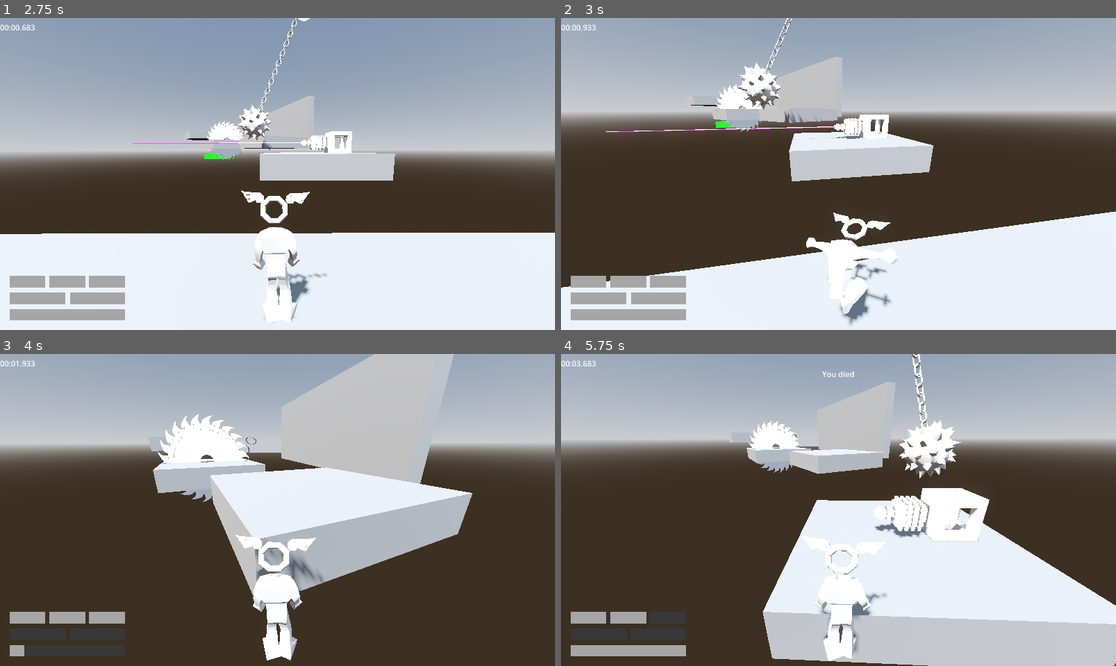
Above: before the commit, frames 1-4 (two rows, left to right).
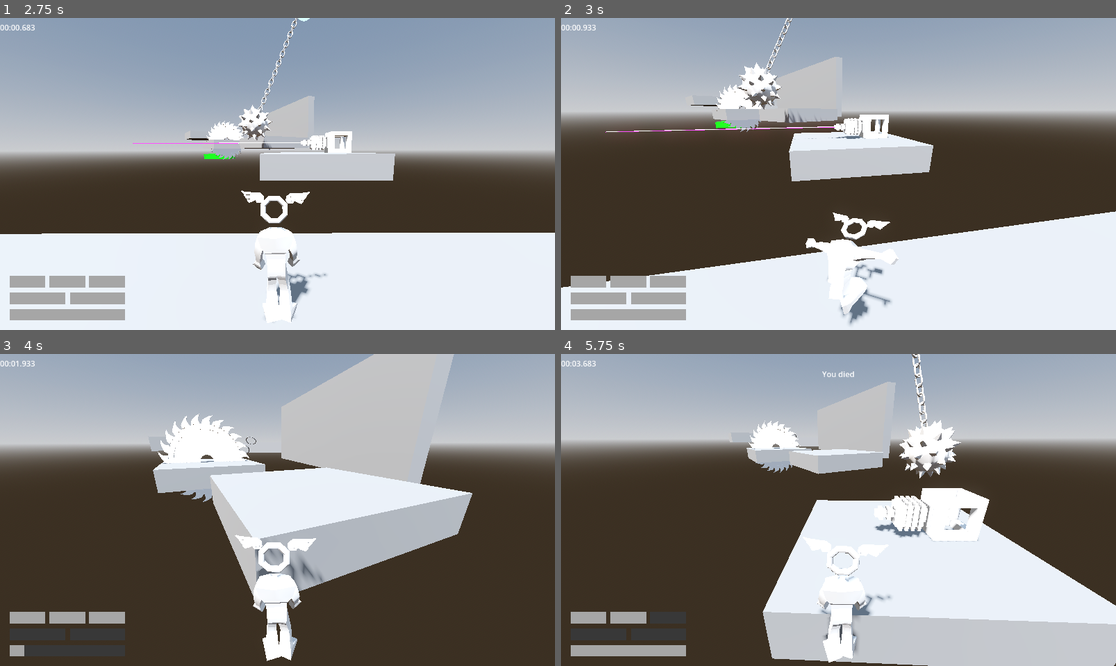
Above: after the commit, the same moments.

Repository: jpvds1/DDJD
Game: Godot game, scene res://scenes/game_controller.tscn
Same seed, same stepped clock (60 frames per second), same inputs: the game is played once before the commit and once after it. The engine's default icon, where the game draws it, is replaced by a stand-in: a white triangle on a blue panel in a dark square.
Inputs (mouse positions are in pixels of both pictures, inside the frame that each line leads up to):
- Up to frame 1 (2.75 s): click "Continue as Guest" at 0.5 s; click "Play" at 1.25 s; click "LEVEL 1" at 2 s
- Up to frame 2 (3 s): move the mouse to (866, 174) at 2.77 s; hold W (move_forwards) from 2.78 s (still down); tap Space (jump) at 2.85 s
- Up to frame 3 (4 s): keep holding W (move_forwards); tap Space (jump) at 3.02, 3.32, 3.77, 3.8 s; move the mouse to (249, 510) at 3.52 s; tap Q (dash) at 3.6 s
- Up to frame 4 (5.75 s): keep holding W (move_forwards); tap Space (jump) at 4.07, 4.55, 5.1, 5.27, 5.57 s; move the mouse to (849, 503) at 4.27 s; hold Shift (sprint) 4.28-5.03 s; move the mouse to (832, 516) at 5.02 s

Frame 1 is identical in both runs. In frame 2, 0.2% of the frame differs, in the area x 44-61%, y 62-97%; in frame 3, 0.2%; in frame 4, 0.3%, in the area x 45-60%, y 60-99%.

Commit message:
refactor(player): delete unneeded signal

Diff:
--- a/platformer-game/scripts/player/capsule_character.gd
+++ b/platformer-game/scripts/player/capsule_character.gd
@@ -93,8 +93,6 @@
 # ---------------------------------------------------------
 # Signals
 # ---------------------------------------------------------
-
-signal jumped()
 
 signal extra_jumps_changed(current_extra_jumps: int, max_extra_jumps: int)
 signal dash_cooldown_started(duration: float)
@@ -262,9 +260,6 @@
 func handle_jump_request(on_floor: bool) -> void:
 	if jump_buffer_timer <= 0.0:
 		return
-
-	# Notify the listeners that the player has jumped
-	jumped.emit()
 
 	if is_wall_running:
 		do_wall_jump()
--- a/platformer-game/scripts/player/player_animation.gd
+++ b/platformer-game/scripts/player/player_animation.gd
@@ -20,15 +20,16 @@
 # Methods
 # ---------------------------------------------------------
 
-func _on_player_jumped() -> void:
-	_fall_blend = 0.8
+func _on_extra_jumps_changed(current_extra_jumps: int, max_extra_jumps: int) -> void:
+	if current_extra_jumps < max_extra_jumps:
+		_fall_blend = 0.8
 
 # Called when the node enters the scene tree for the first time.
 func _ready() -> void:
 	_player = get_parent() as CharacterBody3D
 
 	# connect to the jump event
-	_player.jumped.connect(_on_player_jumped)
+	_player.extra_jumps_changed.connect(_on_extra_jumps_changed)
 
 func _physics_process(delta: float) -> void:
 	var max_sprint_speed: float = stats.sprint_speed.get_val()
